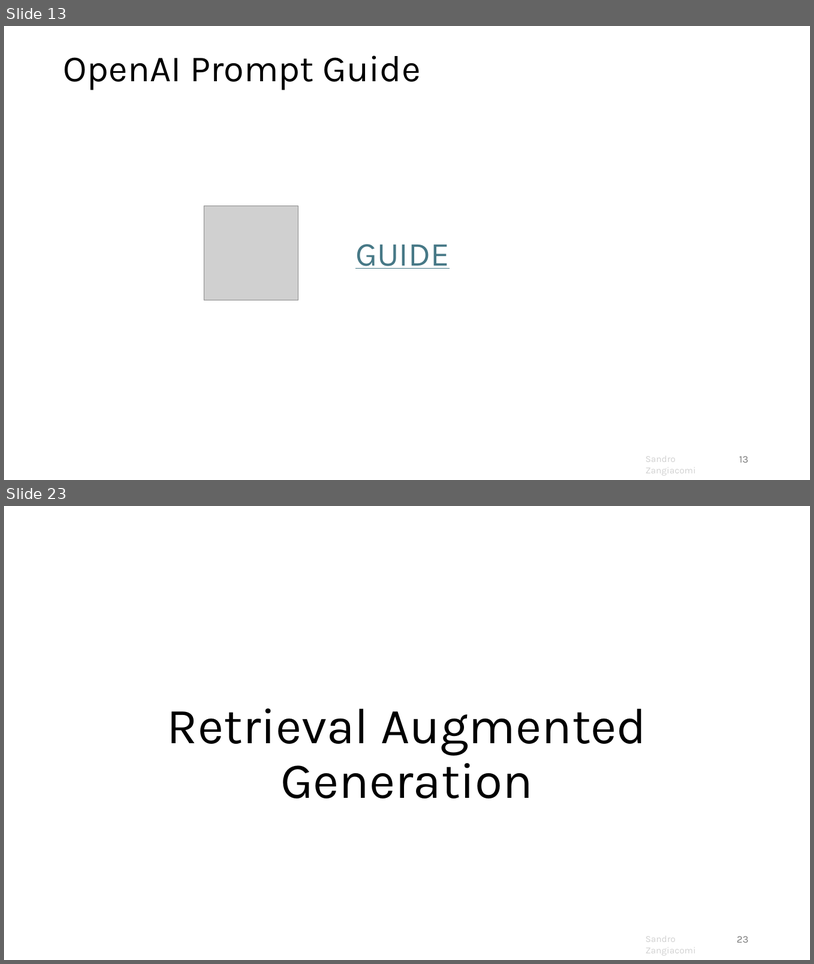
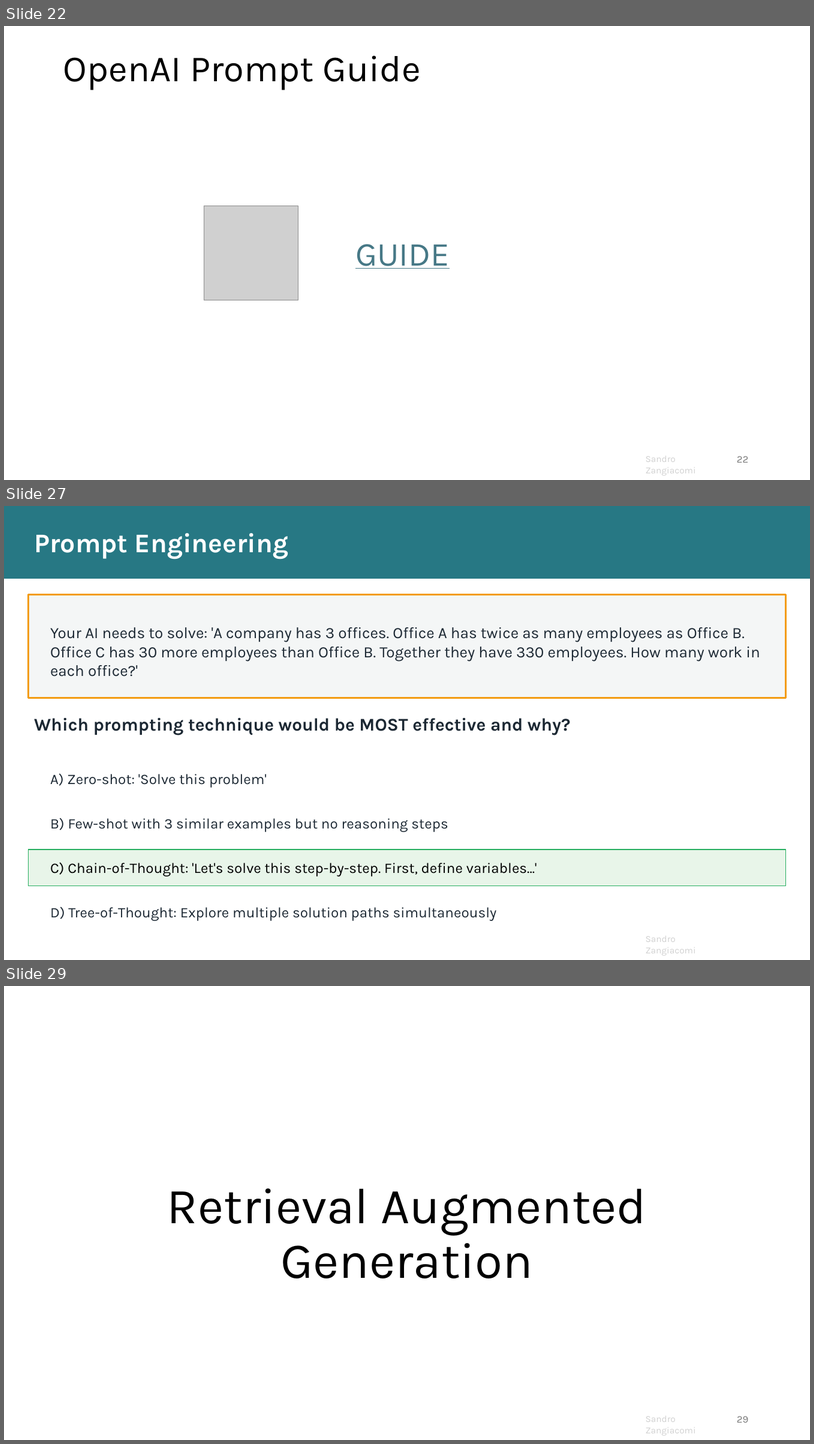
Before and after one commit to sandrozc/llm_learning_xp, a slide deck: genai_course.pptx. Shown one above the other, each under a label of ours: slides 13 and 23 before the commit, slides 22, 27 and 29 after it; the slides between them are not shown. The pictures are 814x964 and 814x1444 pixels, drawn with LibreOffice and Linux fonts; fonts in the diff are those of the drawing; grey boxes stand for pictures; background and template pictures are left out. Boxes give left, top, right and bottom in pixels: in the first picture for what was removed or moved away, otherwise in the second. Text is boxed around its words. In the diff, an @@ line names an element or a change of style, - is before the commit and + after.

```diff
--- a/genai_course.pptx
+++ b/genai_course.pptx
@@ slide 27 added at (4, 506, 810, 960), background #FFFFFF; not listed: 1 template element that a slide beside it also shows @@
@@ rectangle added at (4, 506, 810, 579), fill #277884 @@
@@ text added at (34, 533, 289, 559), 32 pt, text #FFFFFF, bold @@
+Prompt Engineering
@@ rectangle added at (28, 595, 786, 698), fill #F4F6F6, outline #F39C12 2 pt @@
@@ text added at (50, 627, 761, 676), 18.7 pt, text #1C2833 @@
+Your AI needs to solve: 'A company has 3 offices. Office A has twice as many employees as Office B. Office C has 30 more employees than Office B. Together they have 330 employees. How many work in each office?'
@@ text added at (34, 718, 571, 735), 21.3 pt, text #1C2833, bold @@
+Which prompting technique would be MOST effective and why?
@@ text added at (50, 773, 267, 787), 17.3 pt, text #1C2833 @@
+A) Zero-shot: 'Solve this problem'
@@ text added at (50, 817, 448, 832), 17.3 pt, text #1C2833 @@
+B) Few-shot with 3 similar examples but no reasoning steps
@@ rectangle added at (28, 849, 786, 885), fill #E8F5E9, outline #27AE60 1 pt @@
@@ text added at (50, 862, 537, 876), 17.3 pt, text #000000 @@
+C) Chain-of-Thought: 'Let's solve this step-by-step. First, define variables...'
@@ text added at (50, 906, 497, 921), 17.3 pt, text #1C2833 @@
+D) Tree-of-Thought: Explore multiple solution paths simultaneously
@@ what was slide 13 is now slide 22 @@
@@ page number at (737, 456, 749, 462): text changed @@
-13
+22
@@ what was slide 23 is now slide 29 @@
@@ page number at (737, 1416, 749, 1422): text changed @@
-23
+29
```
Also in this commit, not shown: 15 slides changed, 6 other slides added, 1 slide removed.
